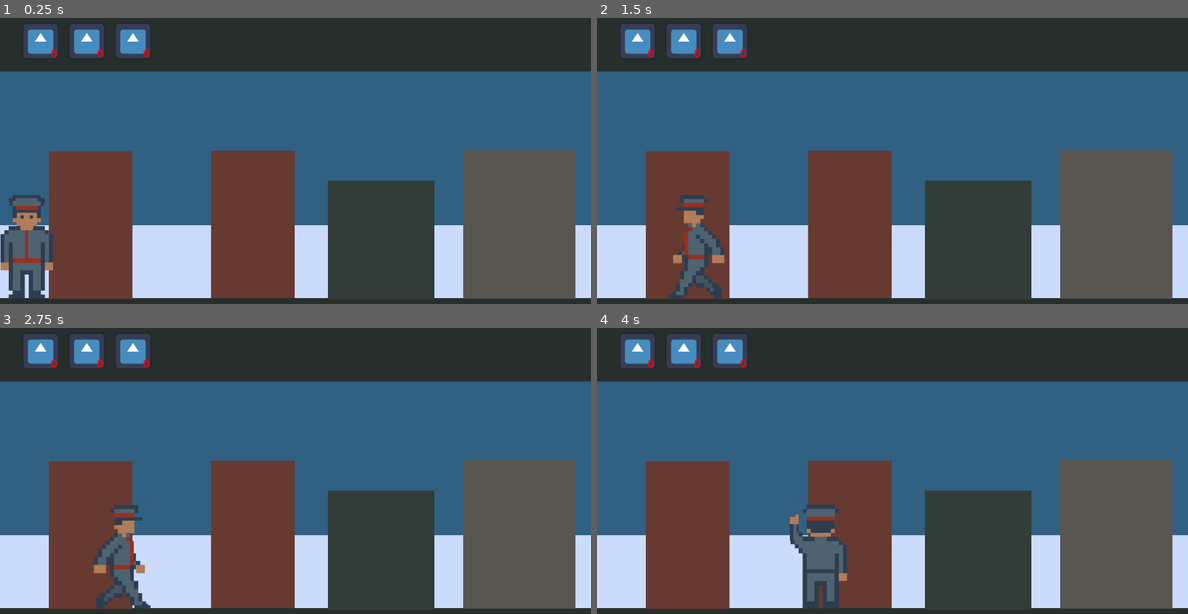
Above: before the commit, frames 1-4 (two rows, left to right).
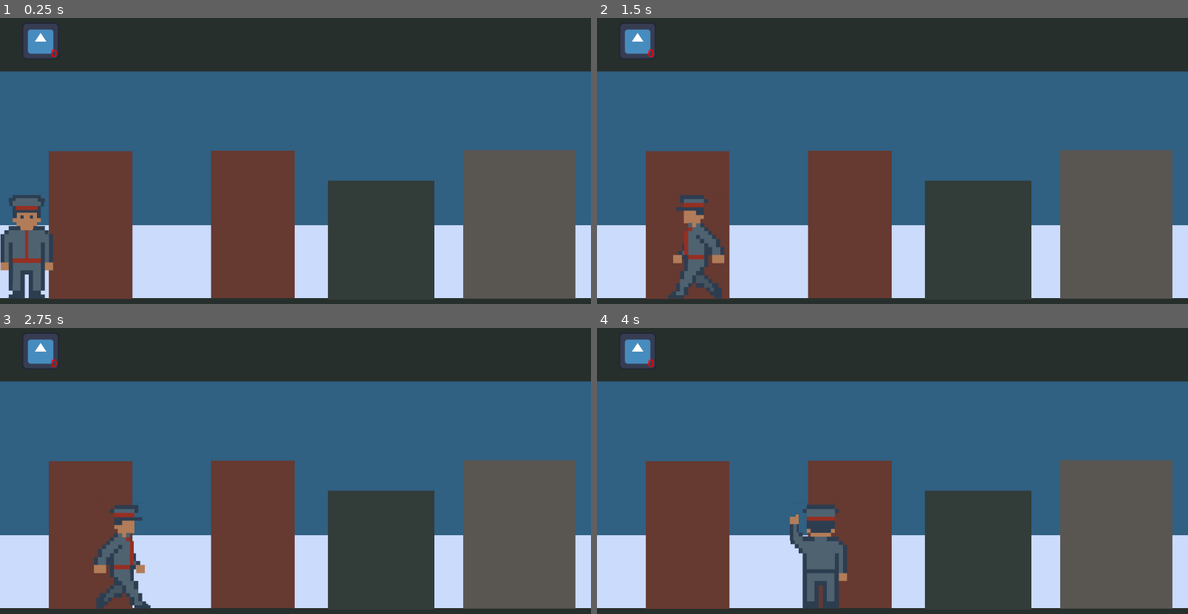
Above: after the commit, the same moments.

Repository: JoshuaWe1t/protocol-41
Game: Godot game, scene res://src/levels/sand_box/sand_box.tscn
Two runs of this game, one before a commit and one after it. Both use one fixed random seed, a clock stepped at 60 frames per second and the inputs below. The engine's default icon, where the game draws it, is replaced by a stand-in: a white triangle on a blue panel in a dark square.
Inputs:
- Up to frame 1 (0.25 s): no input
- Up to frame 2 (1.5 s): tap Enter at 0.5 s; hold D (forward) 0.53-1.28 s; tap E (interact) at 0.6 s; hold A (backward) from 1.28 s (still down); tap 1 (item1) at 1.35 s
- Up to frame 3 (2.75 s): release A (backward) at 2.03 s; hold D (forward) from 2.03 s (still down); tap E (interact) at 2.1 s
- Up to frame 4 (4 s): tap 1 (item1) at 2.85 s; release D (forward) at 3.53 s; hold A (backward) from 3.53 s (still down); tap E (interact) at 3.6 s

The runs differ from the first frame. In frame 1, 1.4% of the frame differs, in the area x 11-26%, y 2-15%; in frame 2, 1.4%; in frame 3, 1.4%; in frame 4, 1.4%.
Error after the commit: Invalid call to function 'setup' in base 'Control (item_slot.gd)'. Expected 2 argument(s). (res://src/ui/hud.gd:40)

Commit message:
feat(hud): Добавить логику заполнения инвентаря
-- Удалить объекты инвентаря из сцены по умолчанию
-- Добавить скрипт заполнения ячеек инвентаря

Diff:
--- a/src/ui/hud.gd
+++ b/src/ui/hud.gd
@@ -1,23 +1,40 @@
-extends CanvasLayer # Это скрипт твоего главного HUD
+extends CanvasLayer
 
-# 1. Загружаем текстуру предмета.
-# Укажи здесь точный путь до твоей картинки зелья, аптечки или шестеренки!
-const ITEM_GEAR_TEXTURE = preload("res://icon.svg")
-const ITEM_MEDKIT_TEXTURE = preload("res://icon.svg")
+# Перетащи сюда сцену ItemSlot.tscn через инспектор
+@export var item_slot_scene: PackedScene = preload("res://src/ui/item_slot.tscn")
 
-# 2. Получаем ссылки на наши слоты (пути могут немного отличаться, проверь свои)
-@onready var slot_1 = $UIRoot/HBoxContainer/ItemSlot
-@onready var slot_2 = $UIRoot/HBoxContainer/ItemSlot2
-@onready var slot_3 = $UIRoot/HBoxContainer/ItemSlot3
+# Путь до твоего контейнера (проверь, чтобы имя совпадало с твоим деревом)
+@onready var hbox: HBoxContainer = $UIRoot/HBoxContainer
+
+var items: Dictionary = Items.items
 
 func _ready() -> void:
-	# 3. Вызываем функцию setup у первого слота
-	# Передаем картинку шестеренки и говорим, что у нее 3 заряда
-	slot_1.setup(ITEM_GEAR_TEXTURE, 3)
-
-	# Можно сразу настроить и второй слот, дав ему другой предмет и 5 зарядов
-	slot_2.setup(ITEM_MEDKIT_TEXTURE, 5)
+	# Инициализируем генератор случайных чисел
+	randomize()
+	generate_random_inventory()
 
 
-func get_iteam_data() -> void:
-	pass
+func generate_random_inventory() -> void:
+	# Проходим по каждому ключу в словаре (1, 2, 3 — это наши слоты)
+	for key in items.keys():
+		var item_variants: Array = items[key]
+
+		# Защита от ошибок: если массив пустой, просто пропускаем этот слот
+		if item_variants.is_empty():
+			continue
+
+		# Godot 4 сам выберет один случайный элемент из массива
+		var random_item = item_variants.pick_random()
+
+		# Назначаем горячую клавишу строго по ключу словаря,
+		# чтобы предмет из ключа 1 всегда нажимался на "1"
+		random_item["hot_key"] = key
+
+		# Создаем экземпляр сцены слота
+		var slot_instance = item_slot_scene.instantiate()
+
+		# Добавляем его в HBoxContainer
+		hbox.add_child(slot_instance)
+
+		# Передаем данные выбранного предмета в слот
+		slot_instance.setup(random_item)
--- a/src/ui/hud.tscn
+++ b/src/ui/hud.tscn
@@ -1,8 +1,7 @@
-[gd_scene load_steps=5 format=3 uid="uid://h6c6jvosmsgf"]
+[gd_scene load_steps=4 format=3 uid="uid://h6c6jvosmsgf"]
 
 [ext_resource type="Texture2D" uid="uid://6erlccrr6cwx" path="res://icon.svg" id="1_eqvli"]
 [ext_resource type="Script" uid="uid://dpiu3eyoysrtr" path="res://src/ui/hud.gd" id="1_i4jpw"]
-[ext_resource type="PackedScene" uid="uid://di3yo06qis1sd" path="res://src/ui/item_slot.tscn" id="1_snmo6"]
 [ext_resource type="Texture2D" uid="uid://bva2ullwi8bj3" path="res://src/levels/background/bg.png" id="3_i4jpw"]
 
 [node name="HUD" type="CanvasLayer"]
@@ -23,15 +22,6 @@
 offset_right = 561.0
 offset_bottom = 110.0
 theme_override_constants/separation = 100
-
-[node name="ItemSlot" parent="UIRoot/HBoxContainer" instance=ExtResource("1_snmo6")]
-layout_mode = 2
-
-[node name="ItemSlot2" parent="UIRoot/HBoxContainer" instance=ExtResource("1_snmo6")]
-layout_mode = 2
-
-[node name="ItemSlot3" parent="UIRoot/HBoxContainer" instance=ExtResource("1_snmo6")]
-layout_mode = 2
 
 [node name="TextureRect" type="TextureRect" parent="UIRoot"]
 visible = false
